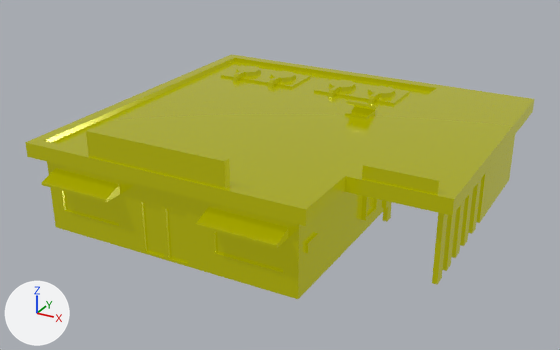
The glTF model public/models/building-burger-joint.glb: old version first, new version second.
One viewpoint serves both versions: a 50 mm camera at (16.1, -27.4, 14.7) aimed at (1.4, -0.7, 1.4). Lighting does not change. The marker at lower left points along +X, +Y and +Z. Where no turn or scale is listed for an object, it has been applied to the vertices.

The first picture shows 'building-burger-joint'.
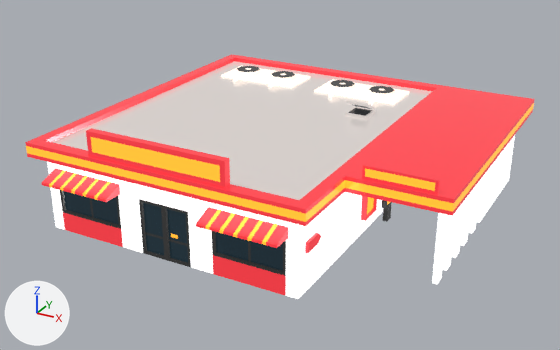
Where the change shows, as pixel boxes [x1, y1, x2, y2] in the pictures (560 x 350 px):
'building-burger-joint', recoloured: [25, 54, 534, 299] in both

Diff of the bpy script that builds the scene:
```diff
--- a/public/models/building-burger-joint.glb.py
+++ b/public/models/building-burger-joint.glb.py
@@ img_base @@
+img_base = load_image('base', '_unpacked/base', 1024, 1024, 'sRGB')
@@ mat_lowpoly_colors_001 @@
+mat_lowpoly_colors_001 = bpy.data.materials.new('LOWPOLY-COLORS.001')
+# uses the picture img_base
@@ me_building_burger_joint @@
 me_building_burger_joint.from_pydata(...)  # 819 vertices, 1392 faces; spans x -6.4..10.0, y -7.8..7.8, z 0.0..4.8
-me_building_burger_joint.materials.append(mat_lowpoly_colors)
+me_building_burger_joint.materials.append(mat_lowpoly_colors_001)
```
